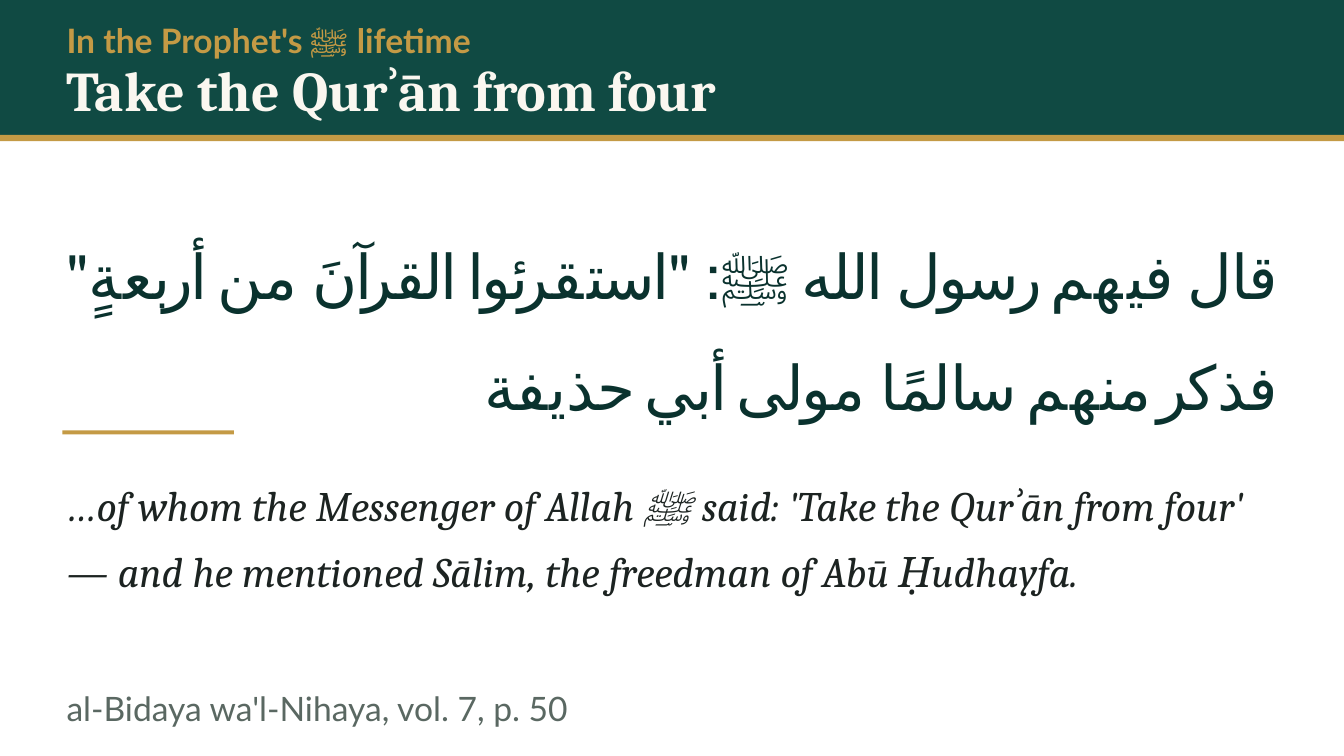
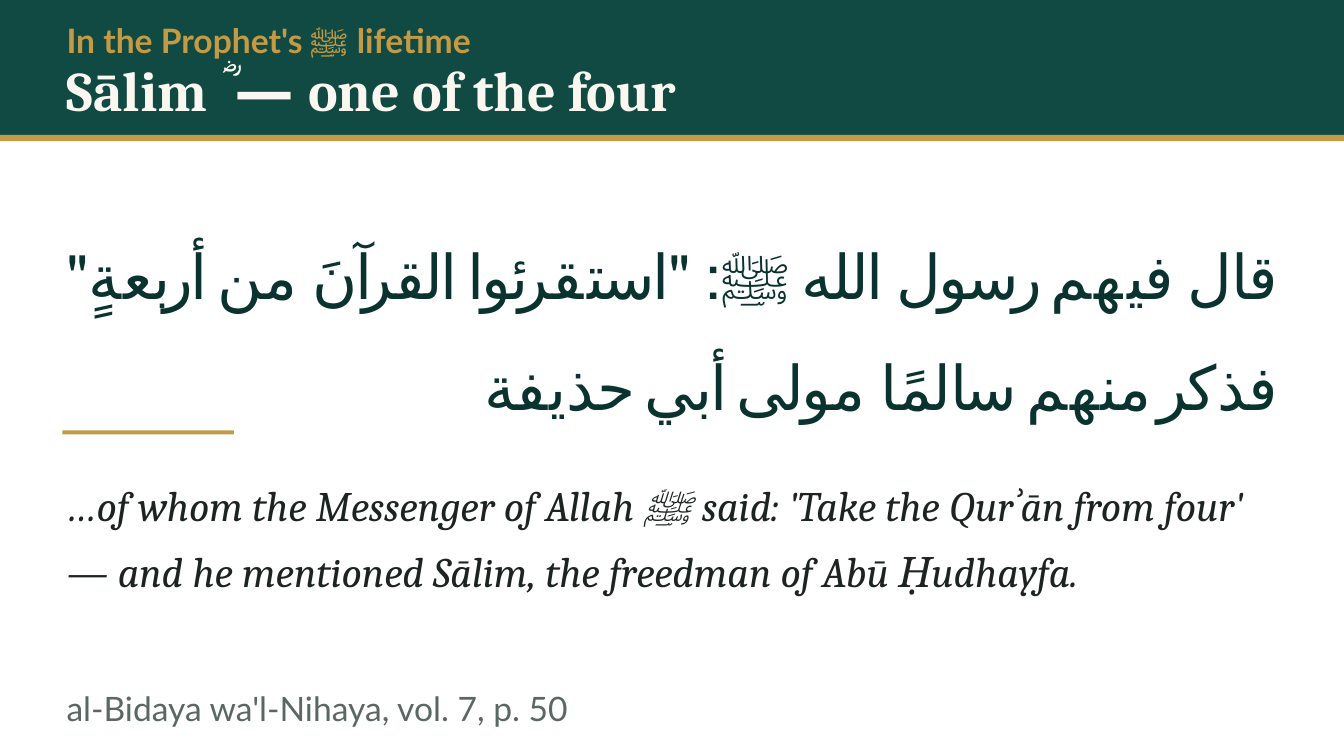
Before and after one commit to daniyalyasin93/2026SeptemberIslamicHistoryClass, a slide deck: slide 34 of S05_yamama_dead_oman_mahra/S05.pptx. Drawn at 1344x756 pixels with LibreOffice and Linux fonts; fonts in the diff are those of the drawing. Boxes give left, top, right and bottom in pixels: in the first picture for what was removed or moved away, otherwise in the second. Text is boxed around its words. In the diff, an @@ line names an element or a change of style, - is before the commit and + after.

```diff
--- a/S05_yamama_dead_oman_mahra/S05.pptx
+++ b/S05_yamama_dead_oman_mahra/S05.pptx
@@ text at (67,71,676,112): text changed @@
-Take the Qurʾān from four
+Sālim ؓ — one of the four
```
Also in this commit, not shown: 22 other slides changed, 6 other files.
